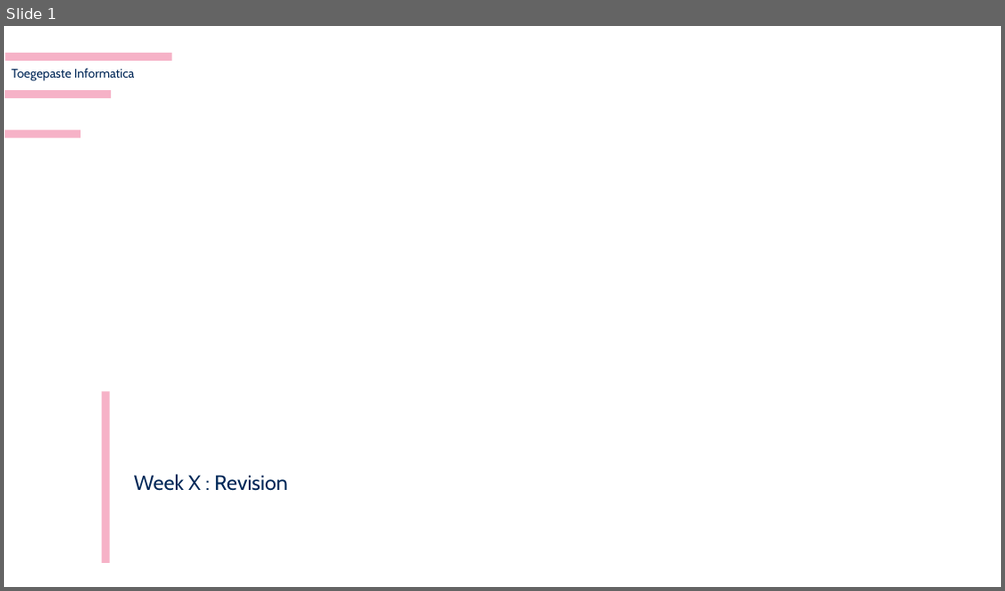
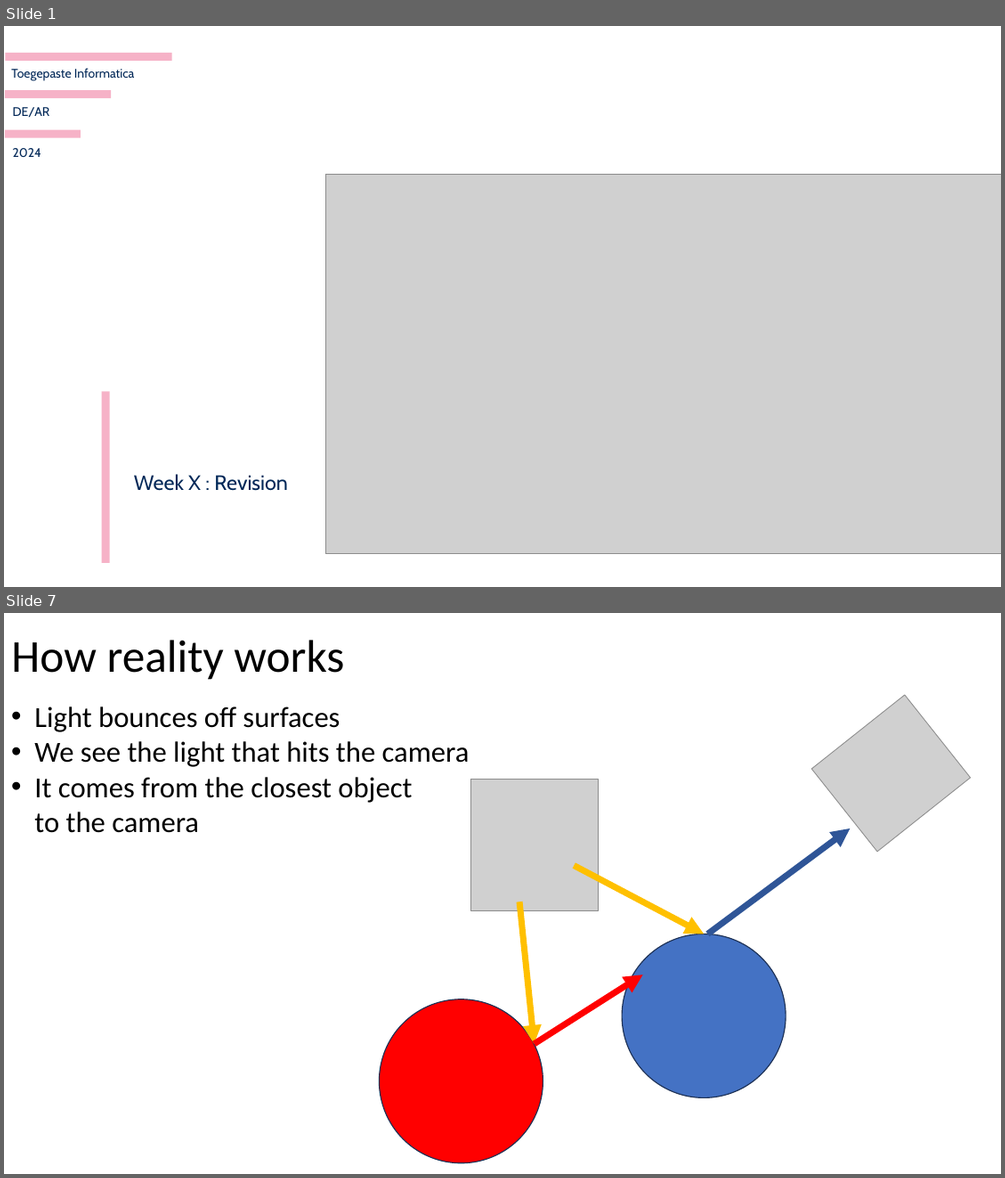
Before and after one commit to harveypekar/3dgraphics, a slide deck: course/3d_revision.pptx. Shown one above the other, each under a label of ours: slide 1 before the commit, slides 1 and 7 after it; the slides between them are not shown. The pictures are 1005x591 and 1005x1178 pixels, drawn with LibreOffice and Linux fonts; fonts in the diff are those of the drawing; grey boxes stand for pictures; background and template pictures are left out. Boxes give left, top, right and bottom in pixels: in the first picture for what was removed or moved away, otherwise in the second. Text is boxed around its words. In the diff, an @@ line names an element or a change of style, - is before the commit and + after.

```diff
--- a/course/3d_revision.pptx
+++ b/course/3d_revision.pptx
@@ slide 7 added at bbox=[4, 613, 1001, 1174], background #FFFFFF @@
@@ title added at bbox=[11, 640, 344, 680], 44 pt, text #000000 @@
+How reality works
@@ text added at bbox=[34, 706, 469, 833], 28 pt, text #000000 @@
+• Light bounces off surfaces
+• We see the light that hits the camera
+• It comes from the closest object
+  to the camera
@@ picture added at bbox=[812, 695, 971, 852] @@
@@ picture added at bbox=[470, 779, 599, 910] @@
@@ arrow added from (708, 933) to (850, 828), #2F5597 6 pt @@
@@ arrow added from (574, 866) to (704, 933), #FFC000 6 pt @@
@@ arrow added from (519, 901) to (534, 1044), #FFC000 6 pt @@
@@ ellipse added at bbox=[622, 933, 785, 1097], fill #4472C4, outline #1E3256 1 pt @@
@@ arrow added from (534, 1044) to (643, 975), #FF0000 6 pt @@
@@ ellipse added at bbox=[380, 999, 543, 1163], fill #FF0000, outline #1E3256 1 pt @@
@@ slide 1 changed as well @@
@@ text added at bbox=[13, 107, 50, 118], 12 pt, text #002757 @@
+DE/AR
@@ text added at bbox=[13, 148, 41, 157], 12 pt, text #002757 @@
+2024
@@ picture added at bbox=[325, 174, 1001, 554] @@
```
Also in this commit, not shown: 19 other slides added, 20 slides removed.
